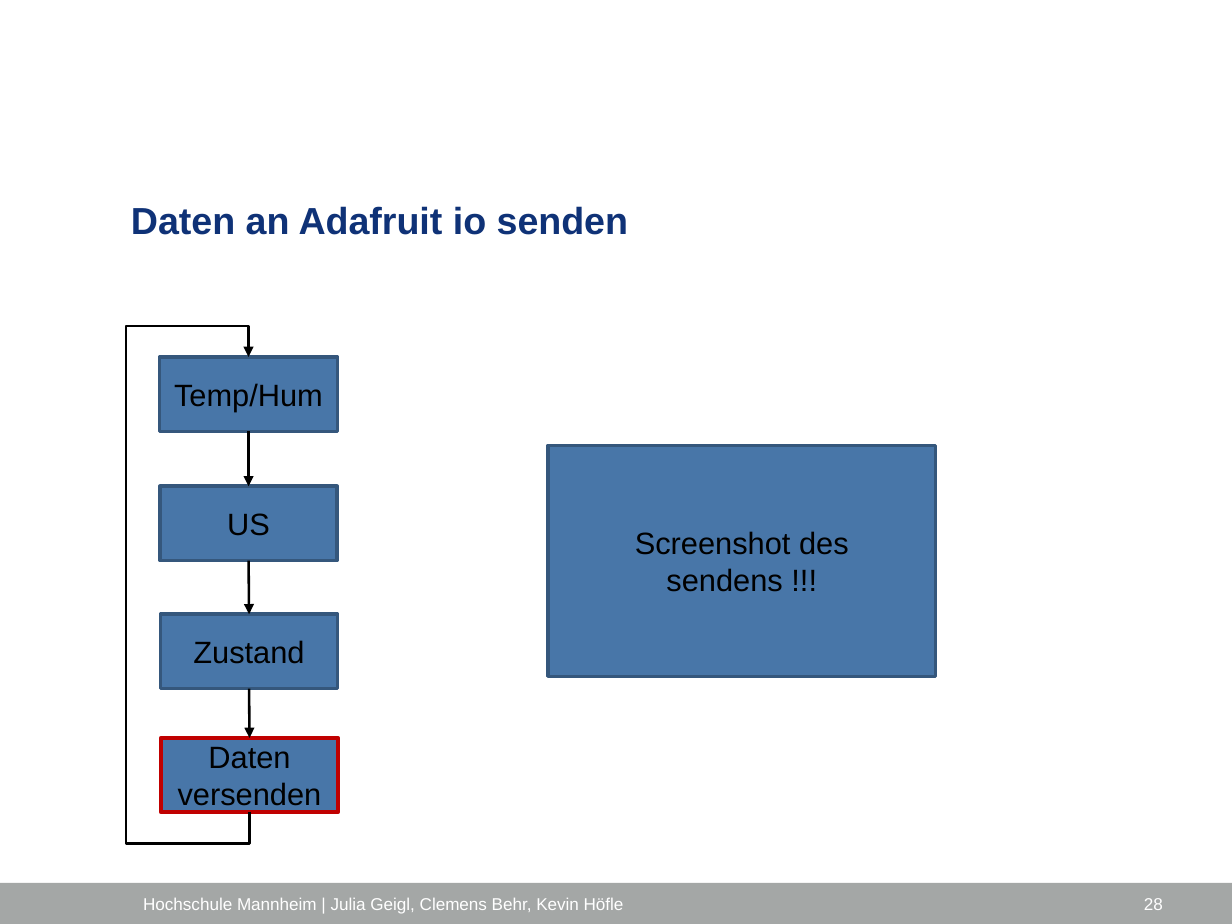
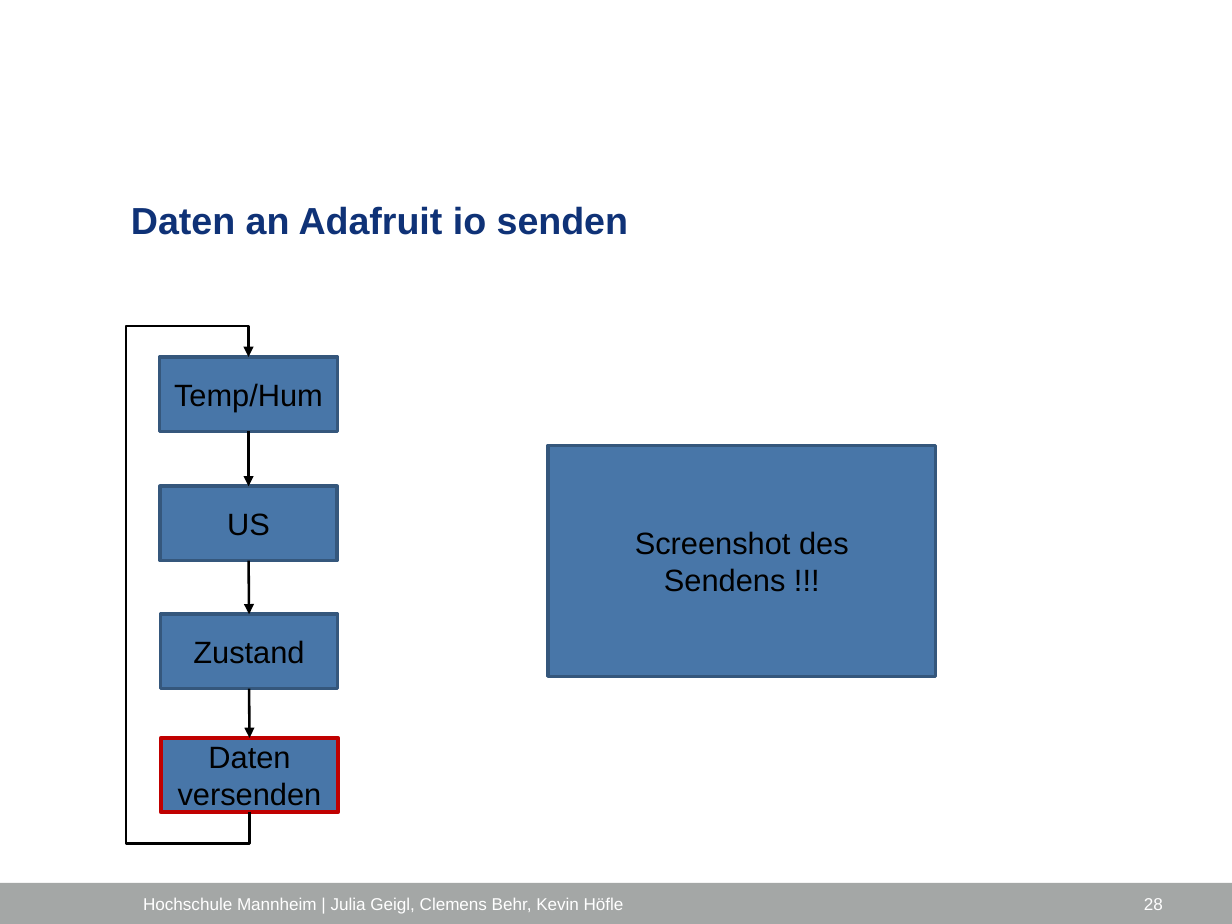
Before and after one commit to ProjektlaborEmbeddedSecurity/Presentation, a slide deck: slide 28 of PES_FH_VERS.pptx. Drawn at 1232x924 pixels with LibreOffice and Linux fonts; fonts in the diff are those of the drawing; background and template pictures are left out. Boxes give left, top, right and bottom in pixels: in the first picture for what was removed or moved away, otherwise in the second. Text is boxed around its words. In the diff, an @@ line names an element or a change of style, - is before the commit and + after.

Commit message:
Adafruit IO und IFTTT Ergänzungen

```diff
--- a/PES_FH_VERS.pptx
+++ b/PES_FH_VERS.pptx
@@ text in rectangle at (635, 531, 849, 592): text changed @@
-Screenshot des sendens !!!
+Screenshot des Sendens !!!
```
Also in this commit, not shown: 6 other slides changed, 9 slides added.
